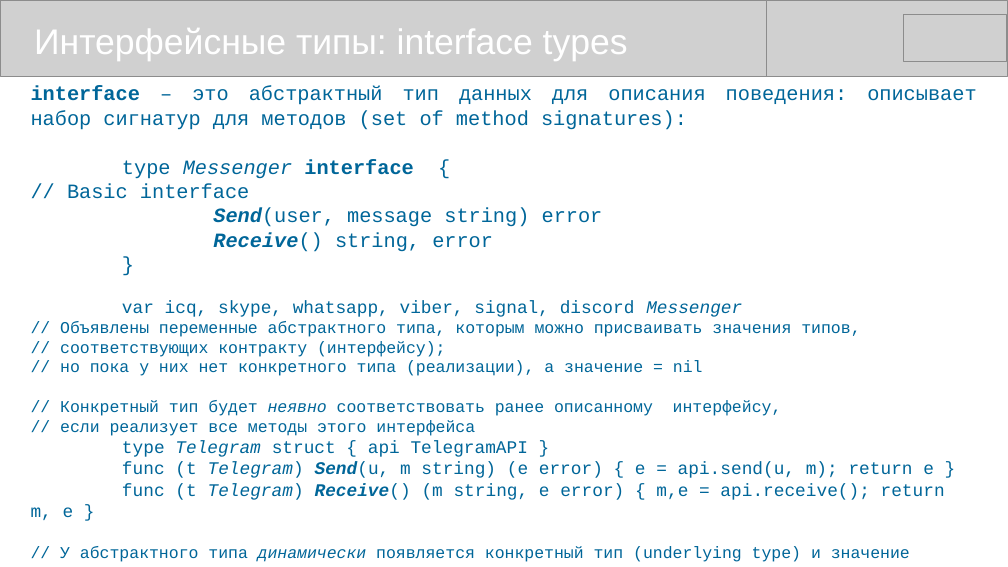
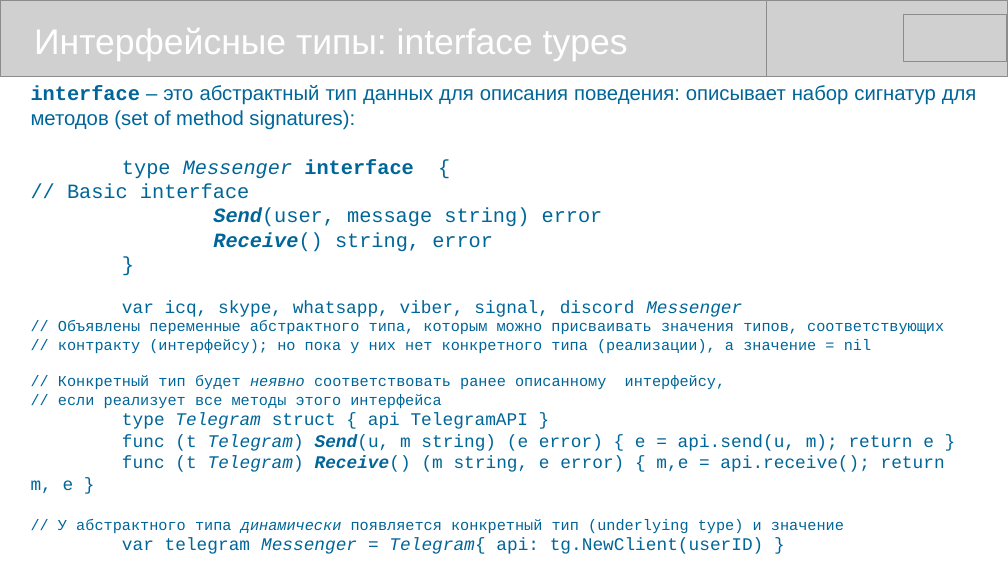
Before and after one commit to mike-shock/Go_language, a slide deck: slide 29 of Go_Preview.odp. Drawn at 1008x567 pixels with LibreOffice and Linux fonts; fonts in the diff are those of the drawing; grey boxes stand for pictures. Boxes give left, top, right and bottom in pixels: in the first picture for what was removed or moved away, otherwise in the second. Text is boxed around its words. In the diff, an @@ line names an element or a change of style, - is before the commit and + after.

```diff
--- a/Go_Preview.odp
+++ b/Go_Preview.odp
@@ text at <box>31,85,977,533</box>: font Courier New to Arial in "– это абстрактный тип данных для описания ..."; size 13 to 12 pt in "// Конкретный тип будет неявно соответствовать ранее ...", "// если реализует все методы этого интерфейса", "// У абстрактного типа динамически появляется конкретный ...", "// вызывается реализованный метод" @@
@@ text at <box>58,320,944,353</box>: text changed; size 13 to 12 pt @@
-// Объявлены переменные абстрактного типа, которым можно присваивать значения типов,
-// соответствующих контракту (интерфейсу);
-// но пока у них нет конкретного типа (реализации), а значение = nil
+// Объявлены переменные абстрактного типа, которым можно присваивать значения типов, соответствующих
+// контракту (интерфейсу); но пока у них нет конкретного типа (реализации), а значение = nil
```
Also in this commit, not shown: 12 other slides changed, 4 other files.
